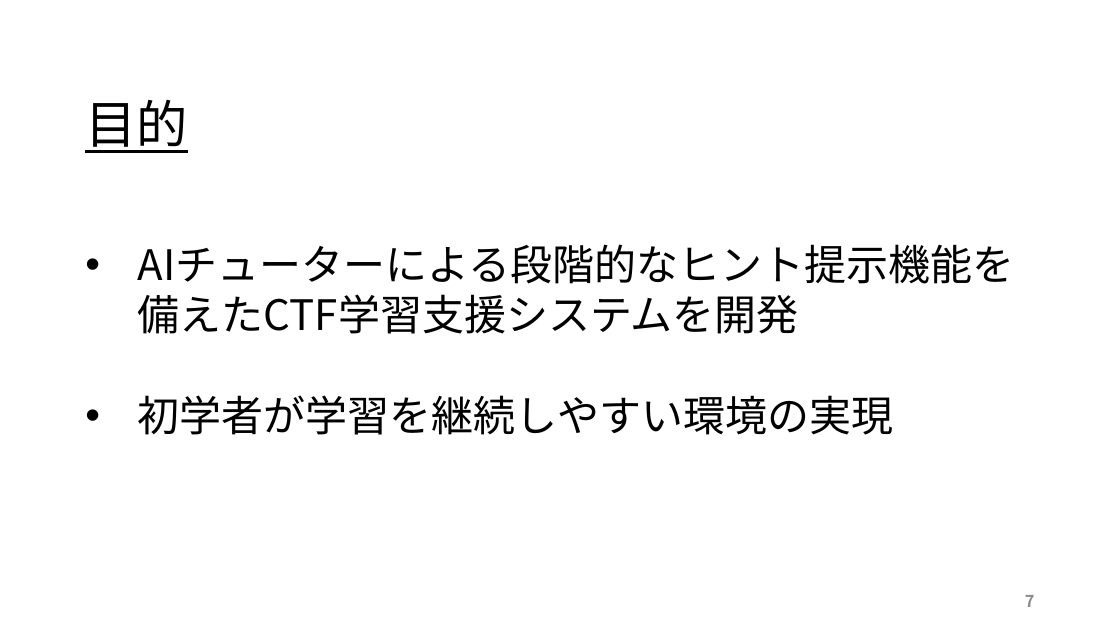
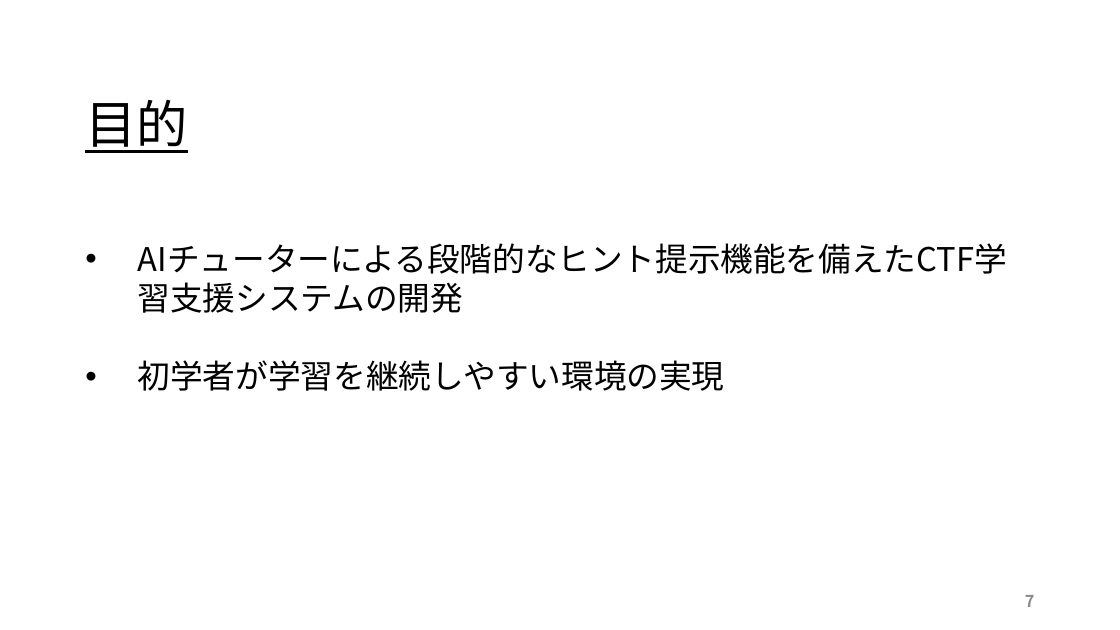
Before and after one commit to kuwaChang/kuwaCTF, a slide deck: slide 7 of 2026-10-15-j123109桑原光太朗.pptx. Drawn at 1120x630 pixels with LibreOffice and Linux fonts; fonts in the diff are those of the drawing. Boxes give left, top, right and bottom in pixels: in the first picture for what was removed or moved away, otherwise in the second. Text is boxed around its words. In the diff, an @@ line names an element or a change of style, - is before the commit and + after.

```diff
--- a/2026-10-15-j123109桑原光太朗.pptx
+++ b/2026-10-15-j123109桑原光太朗.pptx
@@ text at (138, 360, 725, 391): text changed; size 36 to 28 pt @@
-• AIチューターによる段階的なヒント提示機能を備えたCTF学習支援システムを開発
+• AIチューターによる段階的なヒント提示機能を備えたCTF学習支援システムの開発
@@ text at (138, 360, 725, 391): size 36 to 28 pt in "初学者が学習を継続しやすい環境の実現" @@
```
Also in this commit, not shown: 10 other slides changed, 1 other file.
